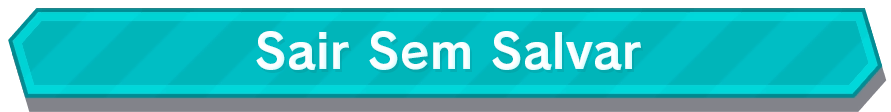
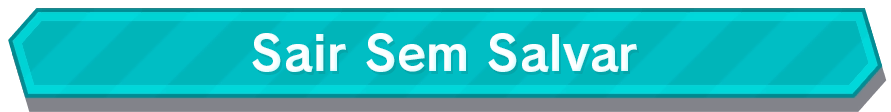
Before/after of a 891x112 layered artwork. What changed in the layer stack:
added layer "Sair Sem Salvar V2 Centralizado" above "Sair Sem Salvar" over <box>252,33,637,72</box>
hid "Sair Sem Salvar" over <box>256,31,641,70</box>
